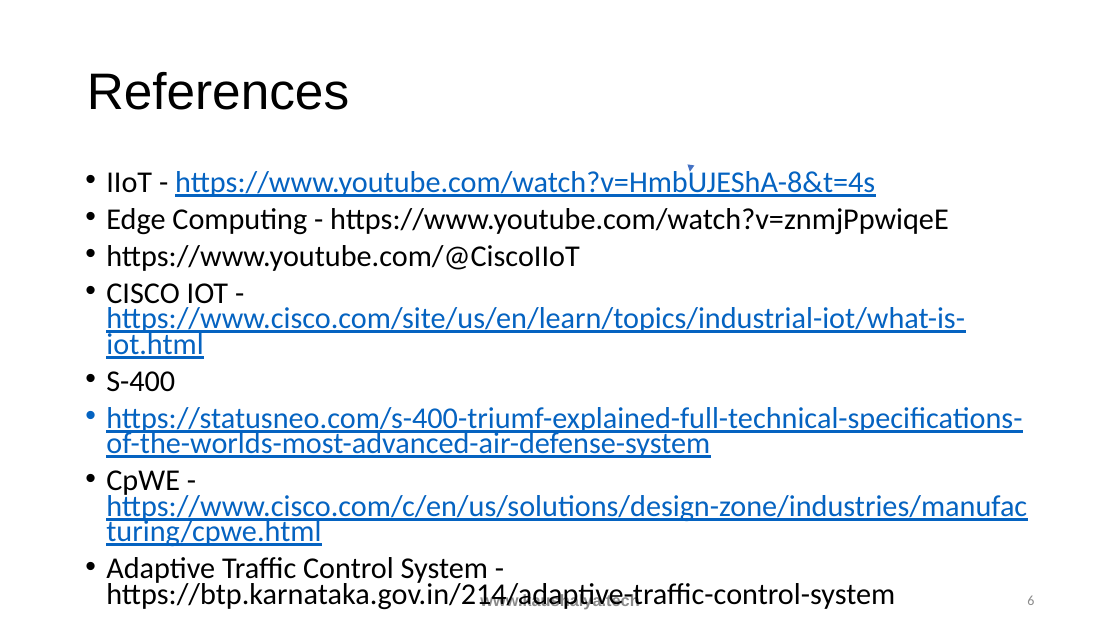
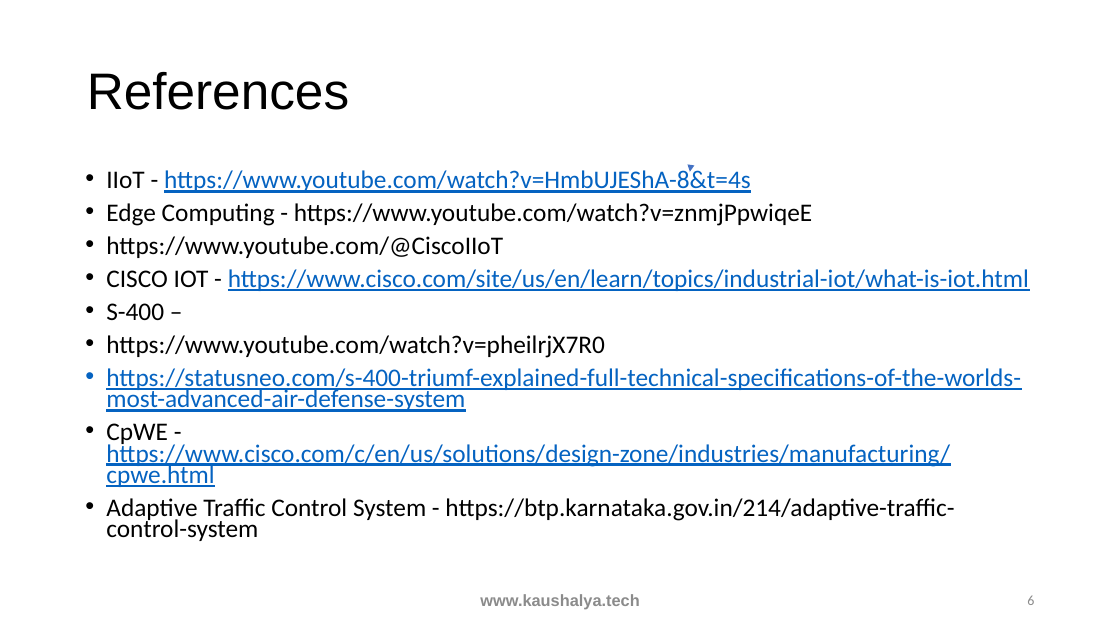
Before and after one commit to raghuprasadks/iot-sep-2025, a slide deck: slide 6 of presentation/IOT-Unit5-CaseStudies.pptx. Drawn at 1120x630 pixels with LibreOffice and Linux fonts; fonts in the diff are those of the drawing. Boxes give left, top, right and bottom in pixels: in the first picture for what was removed or moved away, otherwise in the second. Text is boxed around its words. In the diff, an @@ line names an element or a change of style, - is before the commit and + after.

```diff
--- a/presentation/IOT-Unit5-CaseStudies.pptx
+++ b/presentation/IOT-Unit5-CaseStudies.pptx
@@ text at (106,168,1029,541): size 25.9 to 21.7 pt @@
@@ text at (106,303,605,358): text changed; size 25.9 to 21.7 pt @@
-• S-400
+• S-400 –
+• https://www.youtube.com/watch?v=pheilrjX7R0
```
Also in this commit, not shown: 1 slide added, 3 other files.
